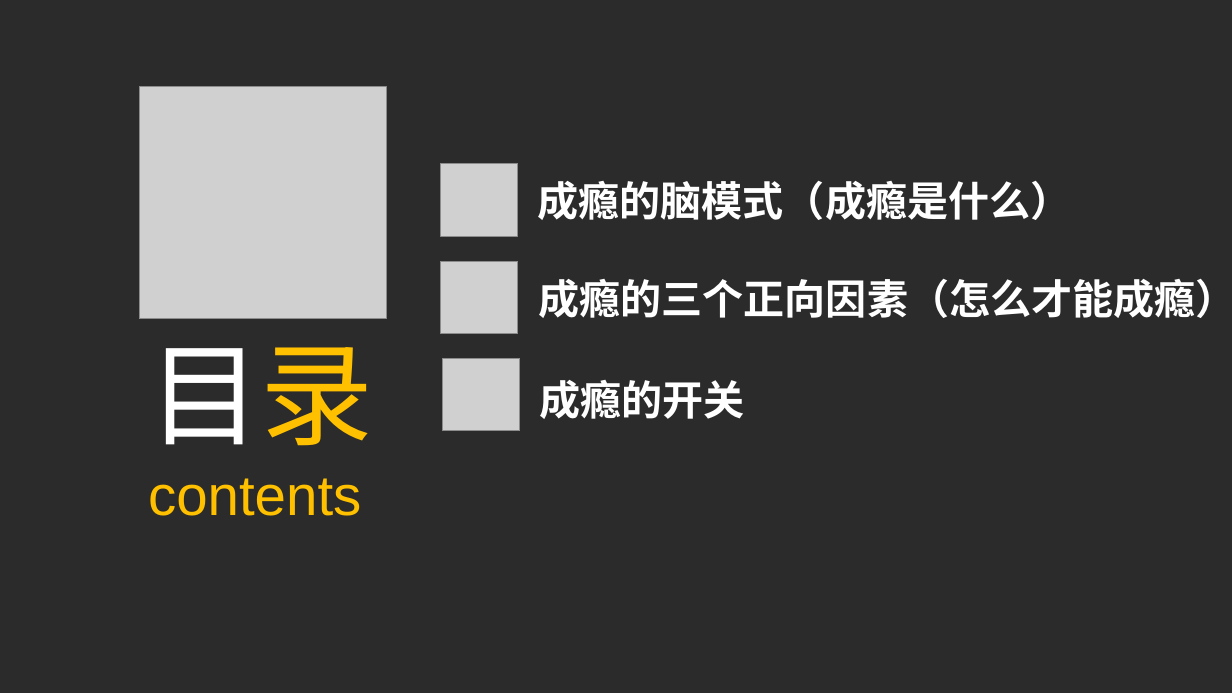
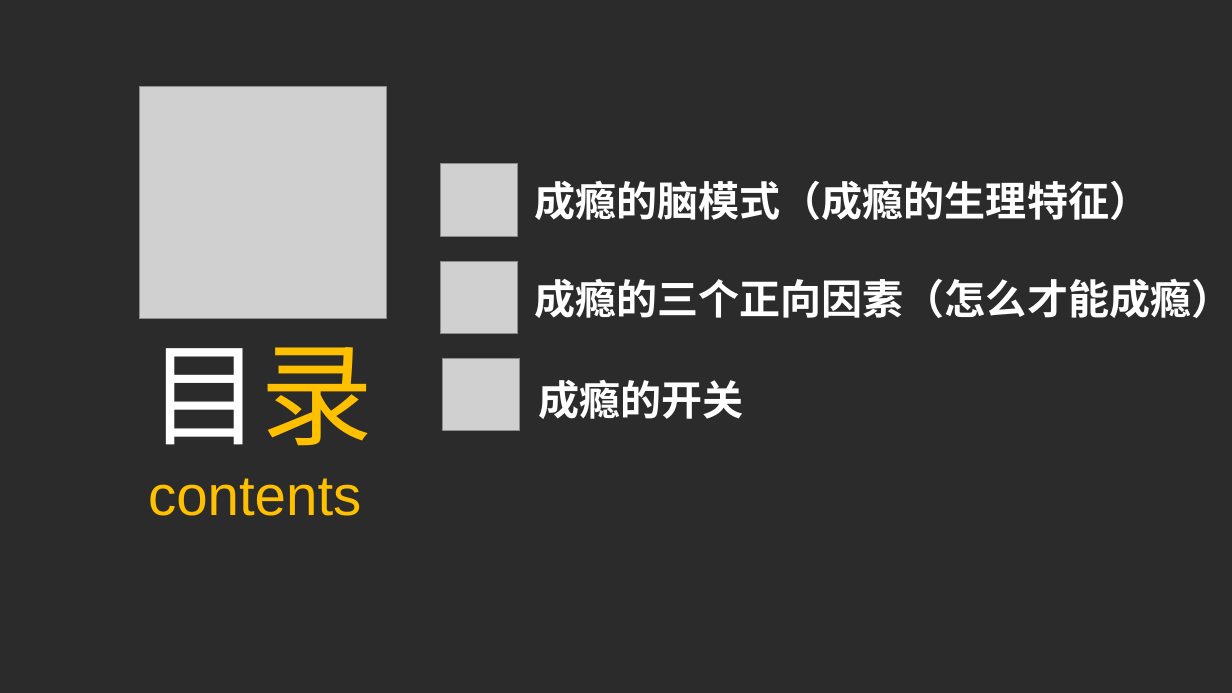
Before and after one commit to sentea1993/Learn_Notes, a slide deck: slide 3 of tmp_file/成瘾读书分享.pptx (slide 2 before the commit). Drawn at 1232x693 pixels with LibreOffice and Linux fonts; fonts in the diff are those of the drawing; grey boxes stand for pictures; background and template pictures are left out; a plain dark background stands for a picture behind light text. Boxes give left, top, right and bottom in pixels: in the first picture for what was removed or moved away, otherwise in the second. Text is boxed around its words. In the diff, an @@ line names an element or a change of style, - is before the commit and + after.

```diff
--- a/tmp_file/成瘾读书分享.pptx
+++ b/tmp_file/成瘾读书分享.pptx
@@ text at <box>534,181,1150,220</box>: text changed @@
-成瘾的脑模式（成瘾是什么）
+成瘾的脑模式（成瘾的生理特征）
@@ text "成瘾的三个正向因素（怎么才能成瘾）" at <box>534,279,1232,318</box>: alignment centre to left @@
```
Also in this commit, not shown: 6 other slides changed, 10 slides added, 21 slides removed, 1 other file.
